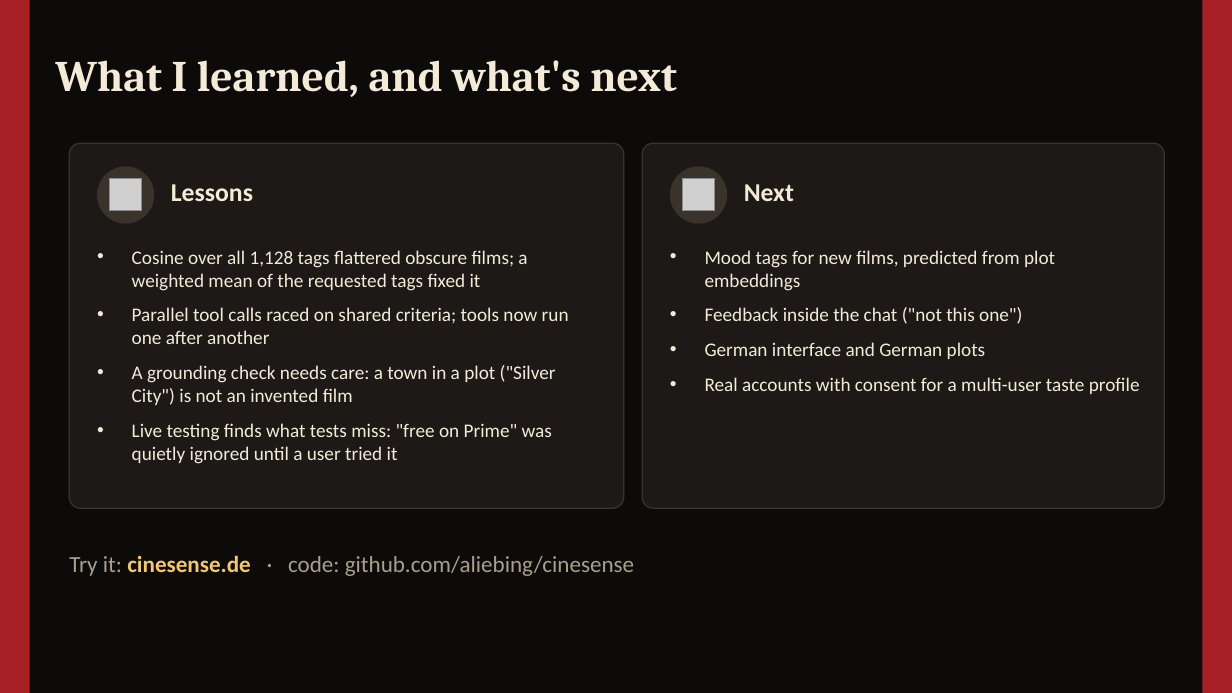
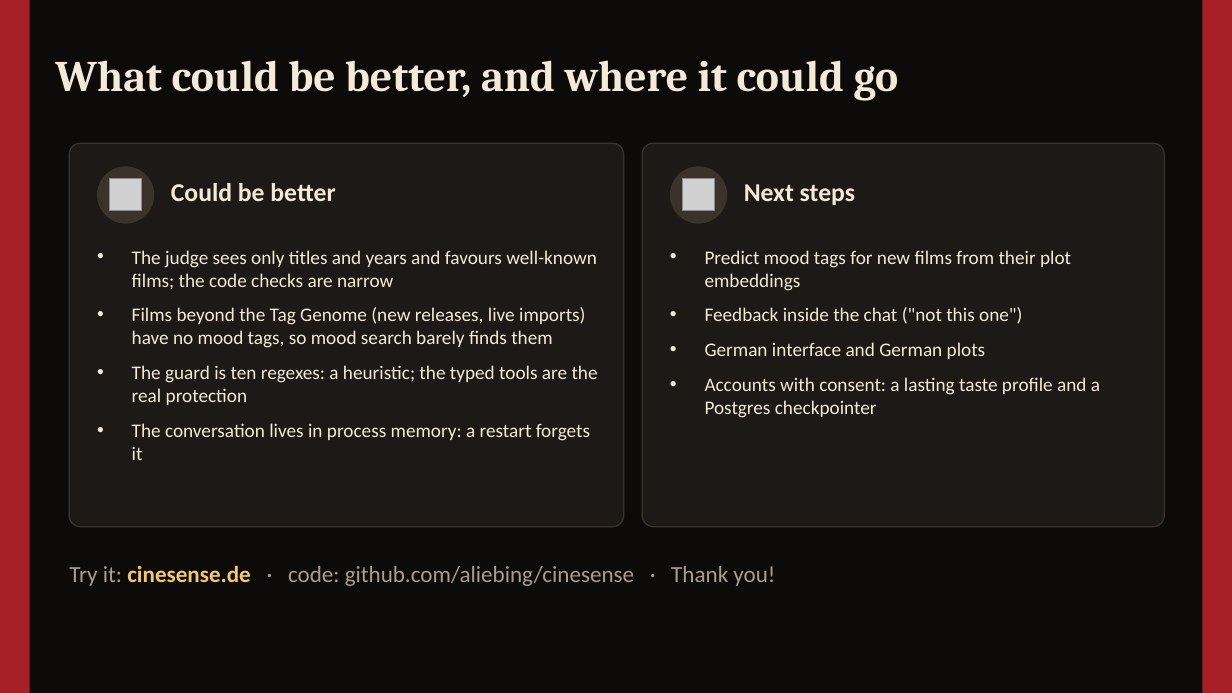
Before and after one commit to aliebing/cinesense, a slide deck: slide 9 of docs/presentation/CineSense-review.pptx (slide 16 before the commit). Drawn at 1232x693 pixels with LibreOffice and Linux fonts; fonts in the diff are those of the drawing; grey boxes stand for pictures. Boxes give left, top, right and bottom in pixels: in the first picture for what was removed or moved away, otherwise in the second. Text is boxed around its words. In the diff, an @@ line names an element or a change of style, - is before the commit and + after.

```diff
--- a/docs/presentation/CineSense-review.pptx
+++ b/docs/presentation/CineSense-review.pptx
@@ title at bbox=[55, 60, 899, 101]: text changed @@
-What I learned, and what's next
+What could be better, and where it could go
@@ rounded rectangle: place and size @@
-rounded rectangle at bbox=[69, 143, 624, 508]
+rounded rectangle at bbox=[69, 143, 624, 527]
@@ rounded rectangle at bbox=[69, 143, 624, 527]: proportions changed @@
@@ rounded rectangle at bbox=[642, 143, 1165, 527]: proportions changed @@
@@ rounded rectangle: place and size @@
-rounded rectangle at bbox=[642, 143, 1165, 508]
+rounded rectangle at bbox=[642, 143, 1165, 527]
@@ text at bbox=[171, 183, 335, 201]: text changed @@
-Lessons
+Could be better
@@ text at bbox=[744, 184, 855, 205]: text changed @@
-Next
+Next steps
@@ text at bbox=[132, 250, 598, 460]: text changed @@
-• Cosine over all 1,128 tags flattered obscure films; a weighted mean of the requested tags fixed it
-• Parallel tool calls raced on shared criteria; tools now run one after another
-• A grounding check needs care: a town in a plot ("Silver City") is not an invented film
-• Live testing finds what tests miss: "free on Prime" was quietly ignored until a user tried it
+• The judge sees only titles and years and favours well-known films; the code checks are narrow
+• Films beyond the Tag Genome (new releases, live imports) have no mood tags, so mood search barely finds them
+• The guard is ten regexes: a heuristic; the typed tools are the real protection
+• The conversation lives in process memory: a restart forgets it
@@ text at bbox=[705, 250, 1071, 291]: text changed @@
-• Mood tags for new films, predicted from plot embeddings
+• Predict mood tags for new films from their plot embeddings
@@ text at bbox=[705, 377, 1100, 418]: text changed @@
-• Real accounts with consent for a multi-user taste profile
+• Accounts with consent: a lasting taste profile and a Postgres checkpointer
@@ text at bbox=[69, 565, 775, 586]: text changed @@
-Try it: cinesense.de · code: github.com/aliebing/cinesense
+Try it: cinesense.de · code: github.com/aliebing/cinesense · Thank you!
```
Also in this commit, not shown: 4 other slides changed, 1 slide added, 8 slides removed, 2 other files.
